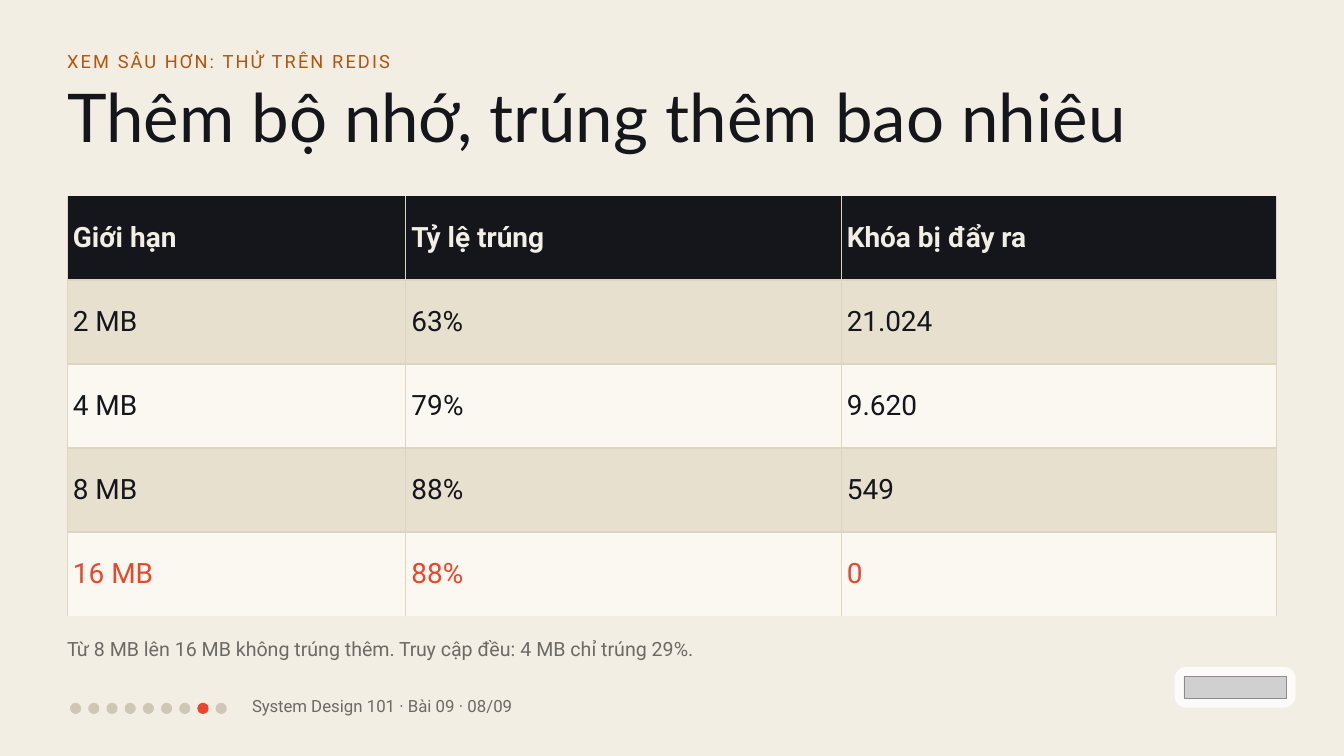
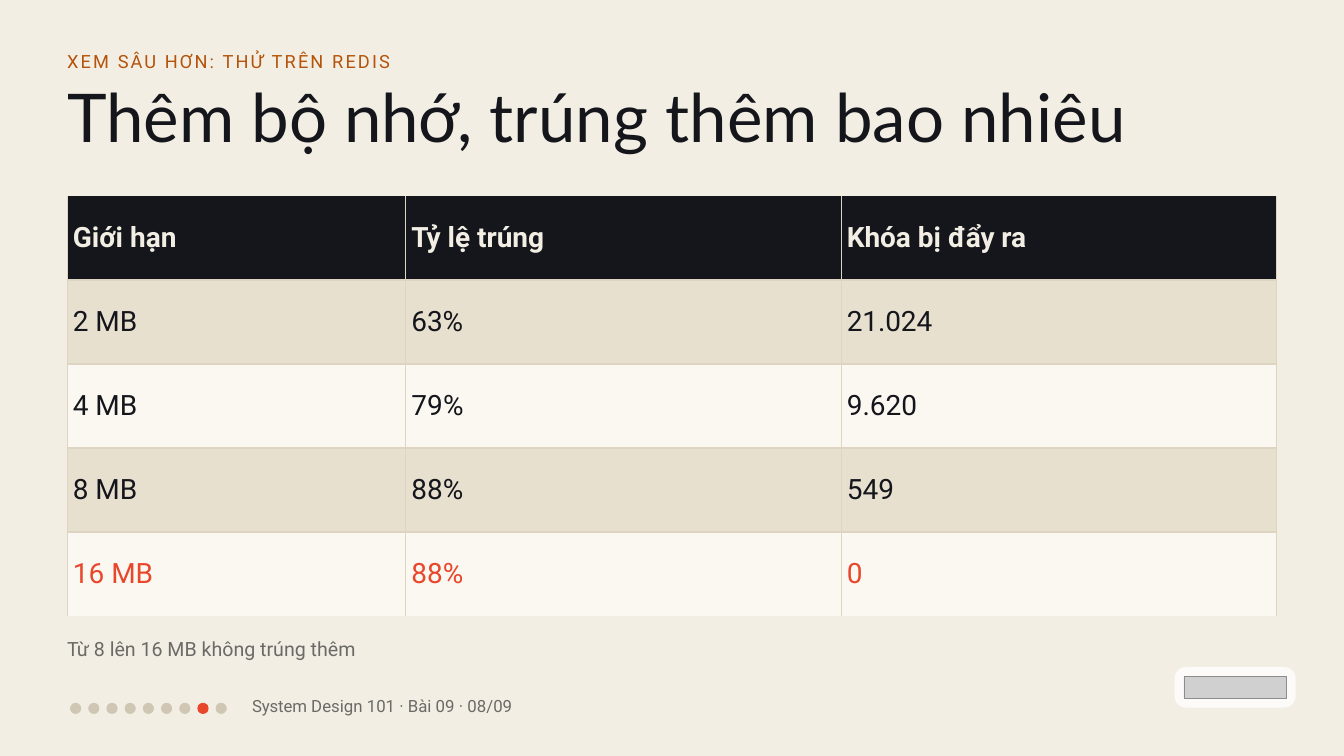
Before and after one commit to vohoailinh90/tool-marketing-studio, a slide deck: slide 8 of system-design-101/vi/lessons/sd-06-009/slides/sd-06-009.pptx. Drawn at 1344x756 pixels with LibreOffice and Linux fonts; fonts in the diff are those of the drawing; grey boxes stand for pictures. Boxes give left, top, right and bottom in pixels: in the first picture for what was removed or moved away, otherwise in the second. Text is boxed around its words. In the diff, an @@ line names an element or a change of style, - is before the commit and + after.

```diff
--- a/system-design-101/vi/lessons/sd-06-009/slides/sd-06-009.pptx
+++ b/system-design-101/vi/lessons/sd-06-009/slides/sd-06-009.pptx
@@ text at (67,641,356,660): text changed @@
-Từ 8 MB lên 16 MB không trúng thêm. Truy cập đều: 4 MB chỉ trúng 29%.
+Từ 8 lên 16 MB không trúng thêm
```
Also in this commit, not shown: 1 other slide changed, 2 other files.
